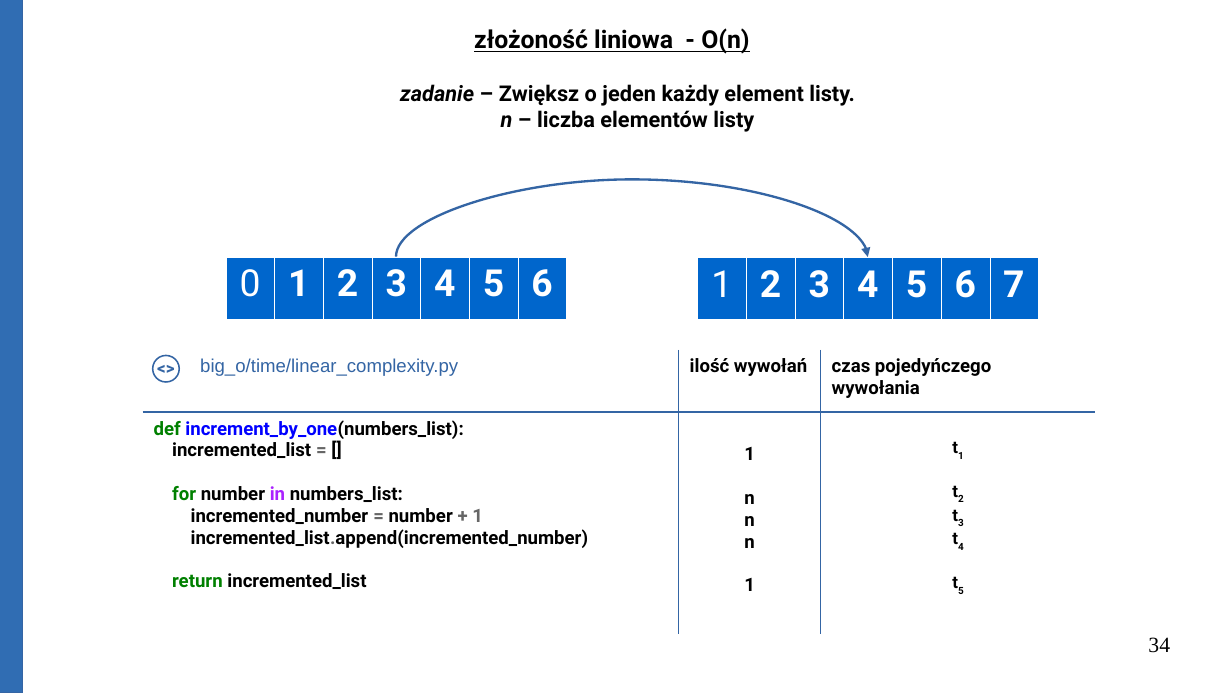
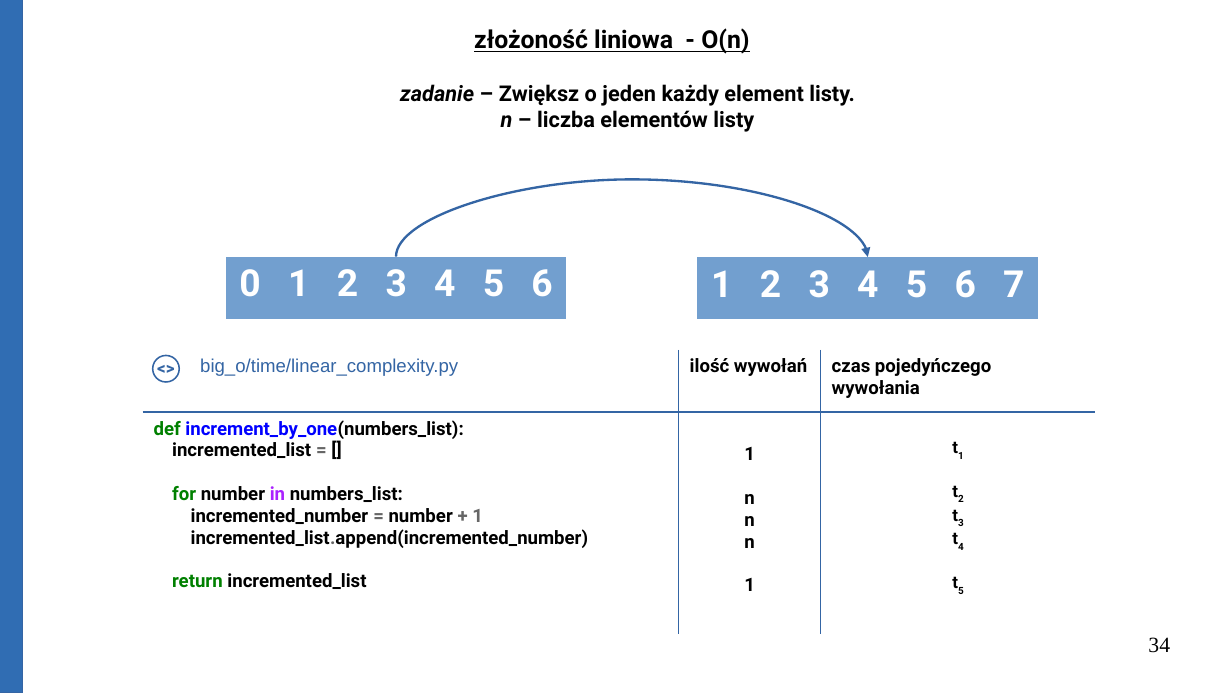
Before and after one commit to Michael-Wisniewski/algorithmic-workshop, a slide deck: slide 34 of gotowa.odp. Drawn at 1232x693 pixels with LibreOffice and Linux fonts; fonts in the diff are those of the drawing. Boxes give left, top, right and bottom in pixels: in the first picture for what was removed or moved away, otherwise in the second. Text is boxed around its words. In the diff, an @@ line names an element or a change of style, - is before the commit and + after.

```diff
--- a/gotowa.odp
+++ b/gotowa.odp
@@ table at box(226, 257, 569, 315) @@
@@ fill #0066CC to #729FCF in row 1 @@
@@ bold on in "0" @@
@@ borders changed @@
@@ table at box(698, 257, 1041, 315) @@
@@ fill #0066CC to #729FCF in row 1 @@
@@ bold on in "1" @@
@@ borders changed @@
```
Also in this commit, not shown: 12 other slides changed, 1 slide added, 1 other file.
